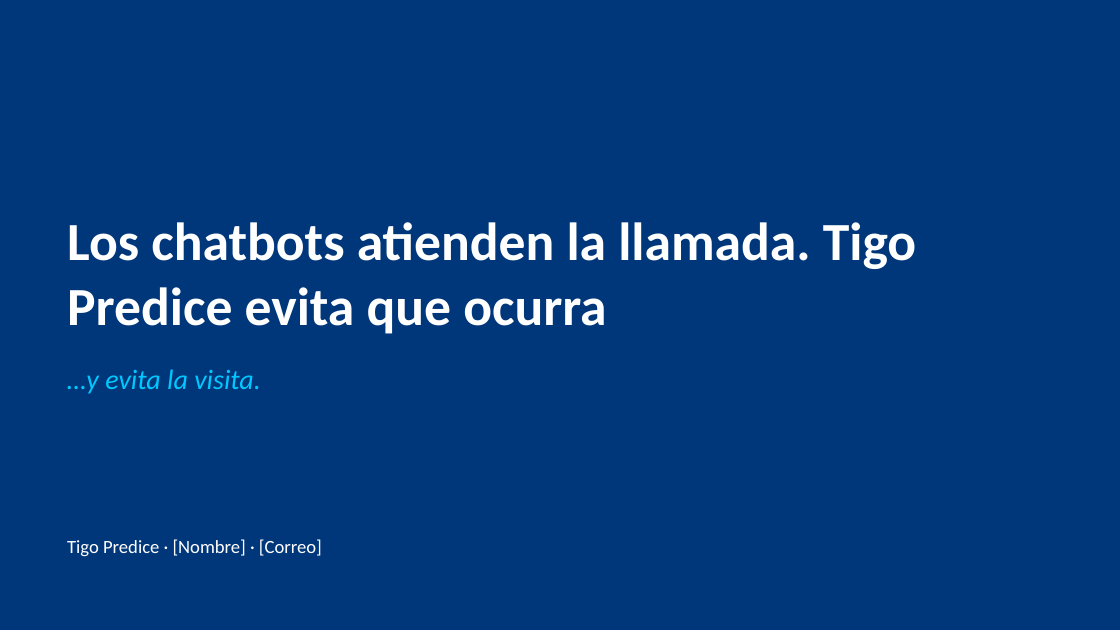
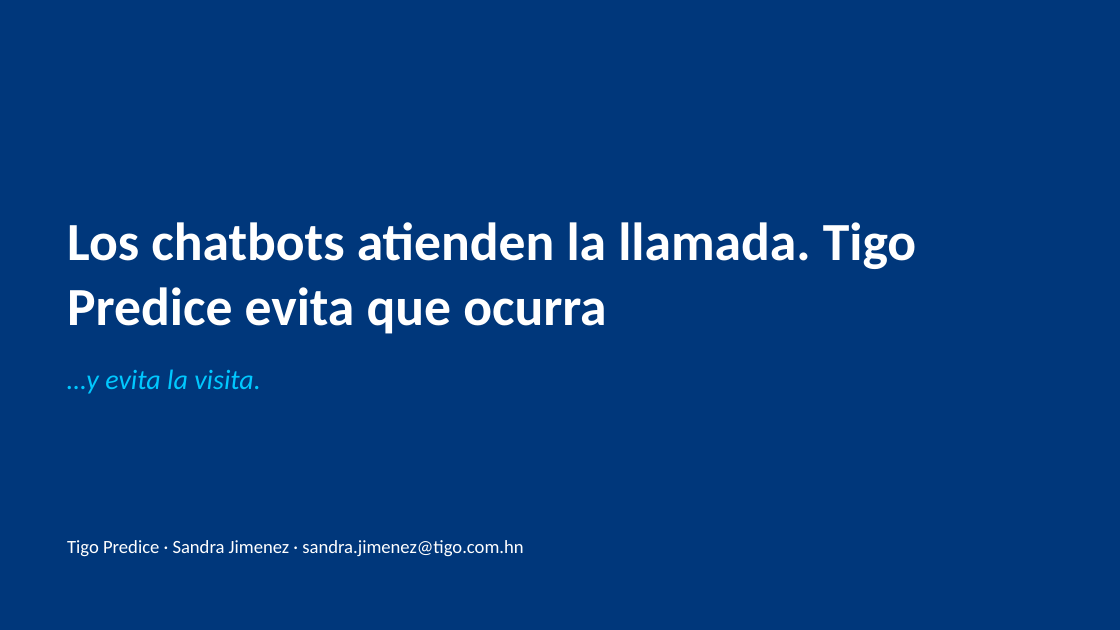
Before and after one commit to userf8a2c4/Tigo_Predice, a slide deck: slide 14 of 4_Preparacion_del_pitch/Presentacion_extendida_respaldo.pptx. Drawn at 1120x630 pixels with LibreOffice and Linux fonts; fonts in the diff are those of the drawing. Boxes give left, top, right and bottom in pixels: in the first picture for what was removed or moved away, otherwise in the second. Text is boxed around its words. In the diff, an @@ line names an element or a change of style, - is before the commit and + after.

```diff
--- a/4_Preparacion_del_pitch/Presentacion_extendida_respaldo.pptx
+++ b/4_Preparacion_del_pitch/Presentacion_extendida_respaldo.pptx
@@ text at box(67, 540, 523, 557): text changed @@
-Tigo Predice · [Nombre] · [Correo]
+Tigo Predice · Sandra Jimenez · sandra.jimenez@tigo.com.hn
```
Also in this commit, not shown: 1 other slide changed, 18 other files.
